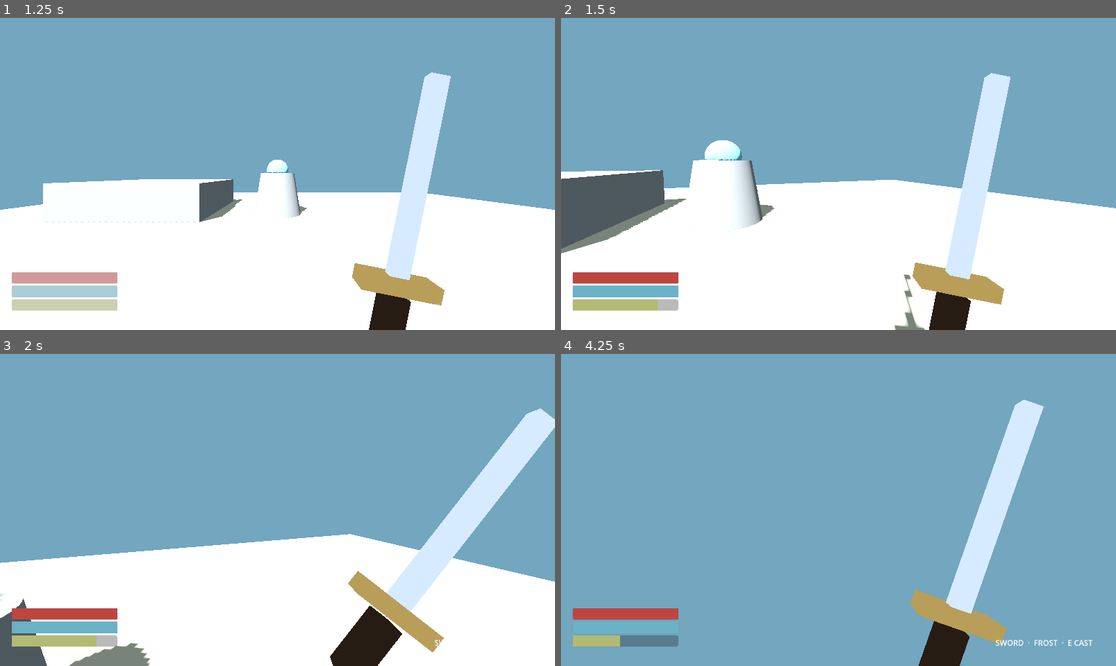
Above: before the commit, frames 1-4 (two rows, left to right).
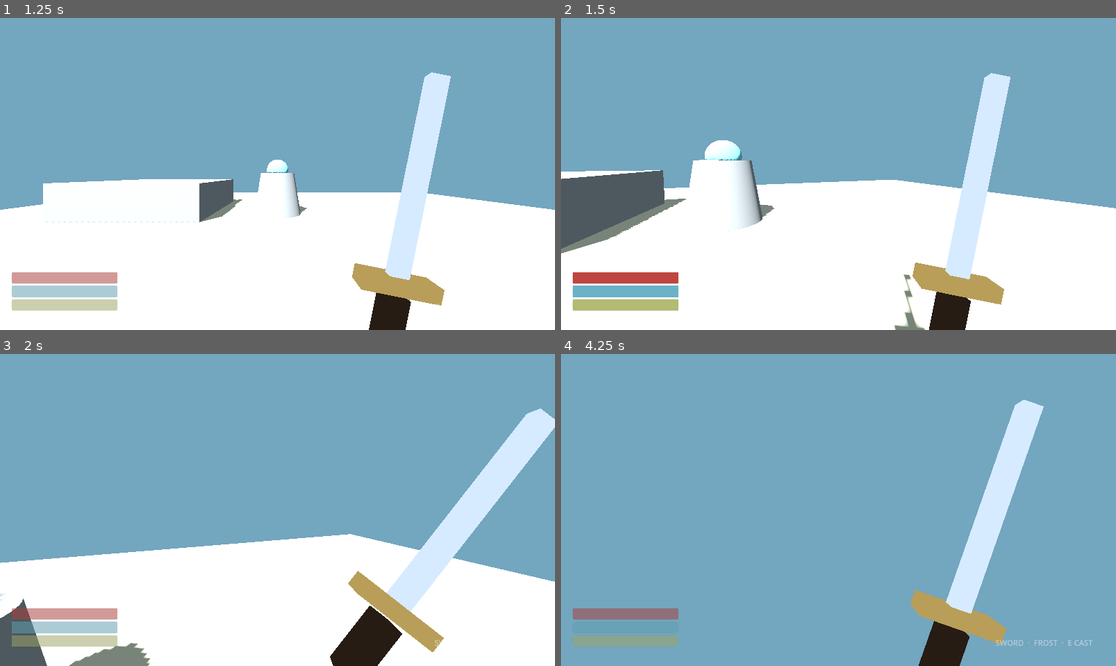
Above: after the commit, the same moments.

Repository: nanhudev/SEKAI
Game: Godot game, scene res://scenes/main/Main.tscn
The game is run twice, just before and just after one commit, with the same random seed, the same clock (stepped at 60 frames per second) and the same inputs.
Inputs (mouse positions are in pixels of both pictures, inside the frame that each line leads up to):
- Up to frame 1 (1.25 s): click "进入战斗沙盒" at 0.5 s
- Up to frame 2 (1.5 s): tap Enter at 1.25 s; move the mouse to (866, 174) at 1.27 s; hold W (move_forward) from 1.28 s (still down); hold Q (dodge) from 1.28 s (still down); click (866, 174) at 1.42 s
- Up to frame 3 (2 s): keep holding W (move_forward); keep holding Q (dodge); tap Space (jump) at 1.52 s; tap I (iaido) at 1.55 s
- Up to frame 4 (4.25 s): keep holding W (move_forward); move the mouse to (810, 510) at 2.02 s; release Q (dodge) at 2.03 s; tap I (iaido) at 2.1, 3.05 s; tap Space (jump) at 2.27, 3.77 s; tap Q (dodge) at 2.3, 3.8 s; move the mouse to (849, 503) at 2.77 s; hold Right mouse button (block) 2.78-3.53 s; move the mouse to (832, 516) at 3.52 s; tap E (cast_selected) at 3.6 s; click (832, 516) at 3.67 s

Frame 1 is identical in both runs. In frame 2, 0.1% of the frame differs, in the area x 17-22%, y 90-94%; in frame 3, 2.0%, in the area x 2-80%, y 81-94%; in frame 4, 1.5%.

Commit message:
feat: add unlimited combat sandbox resources

Diff:
--- a/godot/scripts/combat/combat_controller.gd
+++ b/godot/scripts/combat/combat_controller.gd
@@ -190,9 +190,10 @@
 		&"block": set_state(State.BLOCK)
 		&"dodge":
 			var stamina: float = player.get("stamina")
-			if stamina < tuning.dodge_stamina_cost:
+			if not player.unlimited_resources and stamina < tuning.dodge_stamina_cost:
 				return false
-			player.set("stamina", stamina - tuning.dodge_stamina_cost)
+			if not player.unlimited_resources:
+				player.set("stamina", stamina - tuning.dodge_stamina_cost)
 			var input_vector := Input.get_vector("move_left", "move_right", "move_forward", "move_back")
 			var wish := Vector3(input_vector.x, 0, input_vector.y)
 			dodge_direction = (player.transform.basis * (wish if wish.length_squared() > 0.01 else Vector3.FORWARD)).normalized()
@@ -202,9 +203,10 @@
 			casting_spell = selected_spell
 			var mana: float = player.get("mana")
 			var ability := _current_ability()
-			if mana < ability.mana_cost:
+			if not player.unlimited_resources and mana < ability.mana_cost:
 				return false
-			player.set("mana", mana - ability.mana_cost)
+			if not player.unlimited_resources:
+				player.set("mana", mana - ability.mana_cost)
 			camera_feedback.fov_kick(1.5)
 			magic_circle.circle_color = Color(1.0, 0.55, 0.2, 0.85) if casting_spell == &"fire" else (Color(0.75, 0.8, 0.8, 0.8) if casting_spell == &"wind" else Color(0.55, 0.85, 1.0, 0.8))
 			magic_circle.set_casting(true)
@@ -212,9 +214,10 @@
 		&"iaido":
 			var now := Time.get_ticks_msec() / 1000.0
 			var stamina: float = player.get("stamina")
-			if now < iaido_ready_at or stamina < 35.0:
+			if now < iaido_ready_at or (not player.unlimited_resources and stamina < 35.0):
 				return false
-			player.set("stamina", stamina - 35.0)
+			if not player.unlimited_resources:
+				player.set("stamina", stamina - 35.0)
 			iaido_ready_at = now + 5.0
 			hitbox.damage = 65.0
 			hitbox.poise_damage = 70.0
@@ -253,7 +256,8 @@
 				attacker.call("on_perfect_guard")
 		else:
 			var stamina: float = player.get("stamina")
-			player.set("stamina", maxf(0.0, stamina - 12.0))
+			if not player.unlimited_resources:
+				player.set("stamina", maxf(0.0, stamina - 12.0))
 		return
 	var health: float = player.get("health")
 	player.set("health", maxf(0.0, health - float(hit.get("damage", 0.0))))
--- a/godot/scripts/combat/combat_sandbox.gd
+++ b/godot/scripts/combat/combat_sandbox.gd
@@ -1,6 +1,7 @@
 extends Node3D
 
 @export var shatter_scene: PackedScene = preload("res://scenes/combat/ShatterVFX.tscn")
+@export var sandbox_unlimited_resources := true
 
 @onready var dummy: Node3D = $TechnicalDummy
 @onready var player: CharacterBody3D = $Player
@@ -11,6 +12,7 @@
 
 func _ready() -> void:
 	dummy.shattered.connect(_on_shattered)
+	player.unlimited_resources = sandbox_unlimited_resources
 	screen_fx.reset()
 	call_deferred("_check_visual_state")
 
--- a/godot/scripts/player/player_movement.gd
+++ b/godot/scripts/player/player_movement.gd
@@ -6,6 +6,7 @@
 var health := 100.0
 var mana := 100.0
 var stamina := 100.0
+var unlimited_resources := false
 
 @onready var look_pivot: Node3D = $CameraRig/LookPivot
 @onready var hurtbox: CombatHurtbox = $Hurtbox
@@ -43,6 +44,9 @@
 
 
 func _physics_process(delta: float) -> void:
+	if unlimited_resources:
+		mana = 100.0
+		stamina = 100.0
 	if not is_on_floor():
 		velocity.y -= 14.0 * delta
 	elif Input.is_action_just_pressed("jump"):
